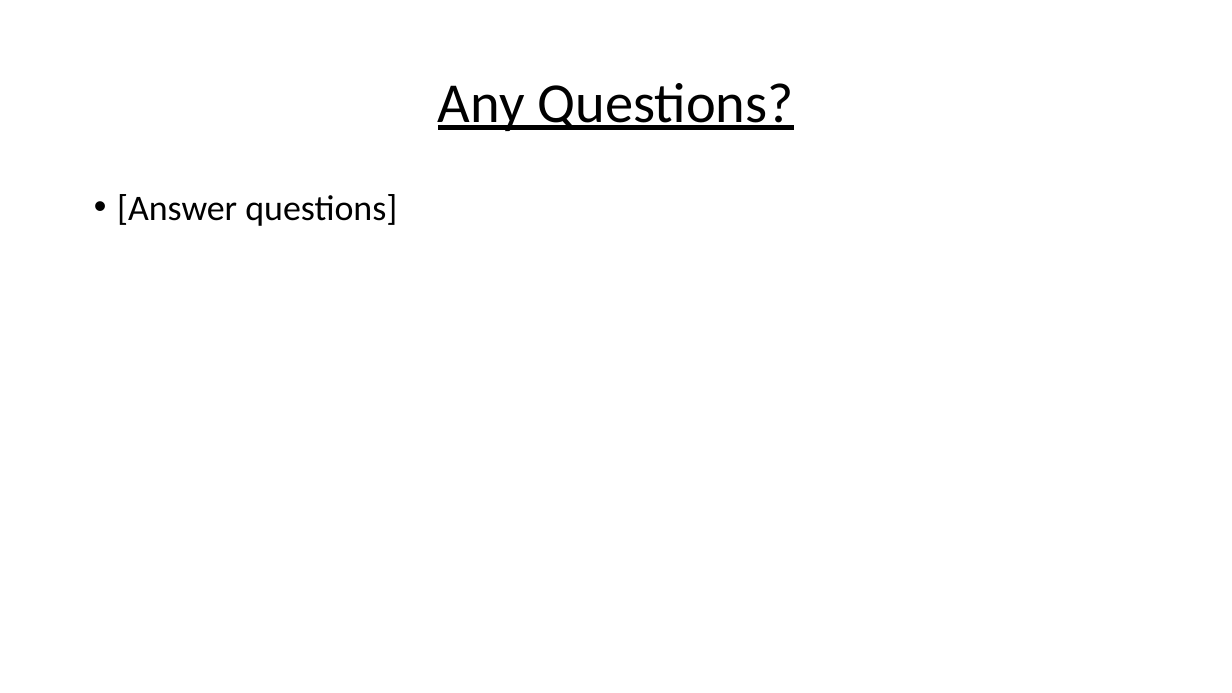
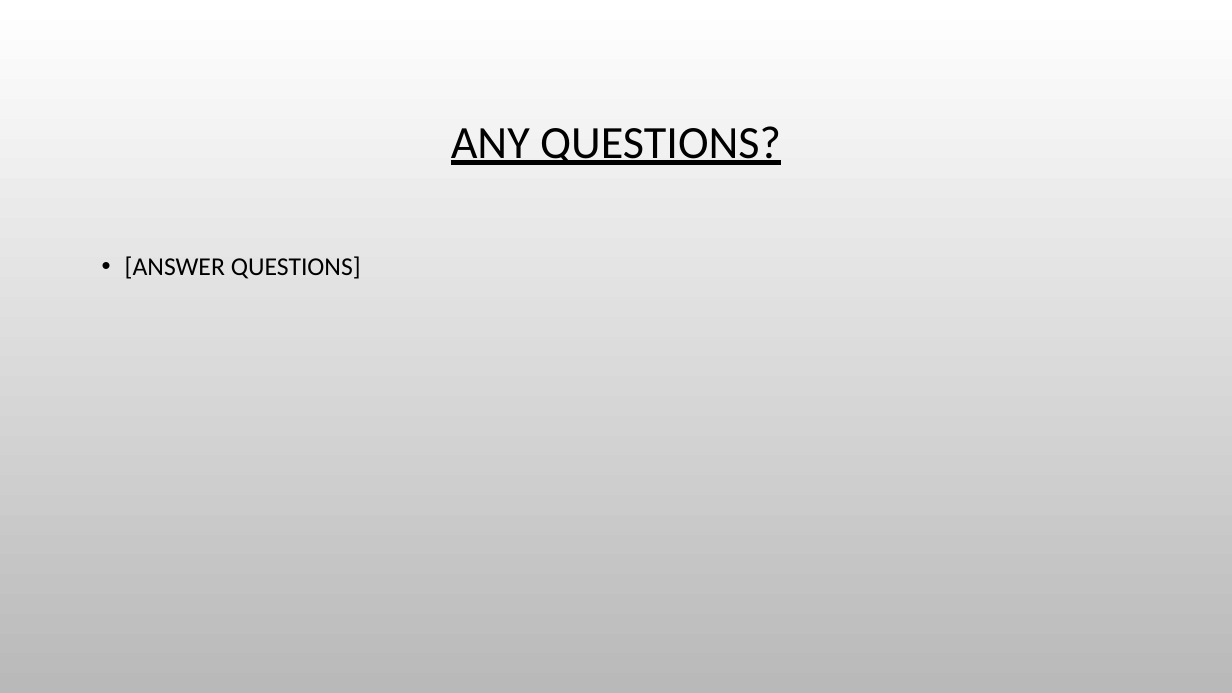
Before and after one commit to chesney85/Year2GameDev, a slide deck: slide 15 of TeamDocs/WordDocs/JelBlob_Presentation_Rough_Idea_Layout.pptx. Drawn at 1232x693 pixels with LibreOffice and Linux fonts; fonts in the diff are those of the drawing; background and template pictures are left out. Boxes give left, top, right and bottom in pixels: in the first picture for what was removed or moved away, otherwise in the second. Text is boxed around its words. In the diff, an @@ line names an element or a change of style, - is before the commit and + after.

```diff
--- a/TeamDocs/WordDocs/JelBlob_Presentation_Rough_Idea_Layout.pptx
+++ b/TeamDocs/WordDocs/JelBlob_Presentation_Rough_Idea_Layout.pptx
@@ background #FFFFFF to picture (left out) @@
@@ title at box(451, 126, 781, 165): text changed; size 44 to 36 pt @@
-Any Questions?
+ANY QUESTIONS?
@@ text at box(125, 256, 361, 279): text changed; size 28 to 20 pt @@
-• [Answer questions]
+• [ANSWER QUESTIONS]
```
Also in this commit, not shown: 12 other slides changed, 2 slides added, 2 slides removed, 1 other file.
